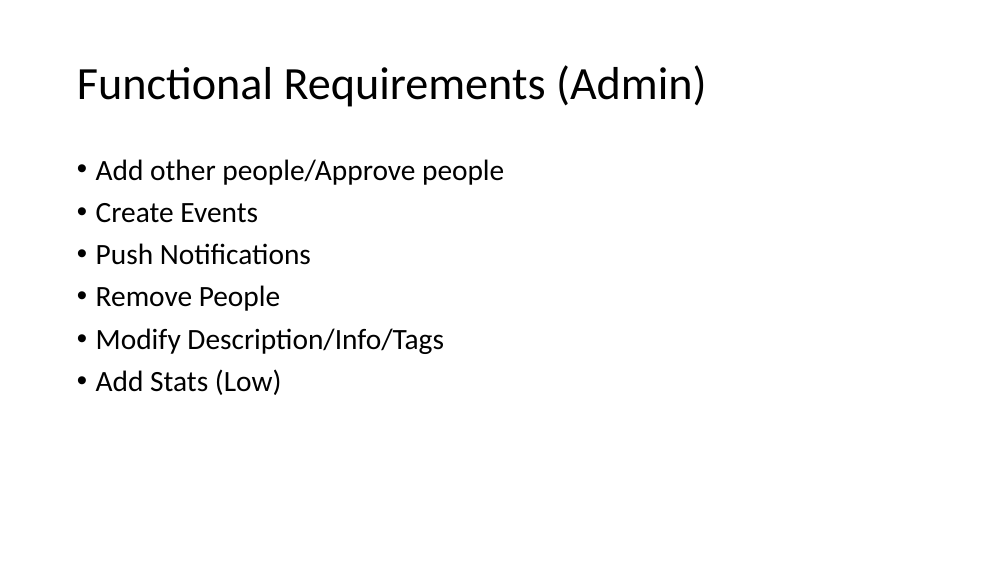
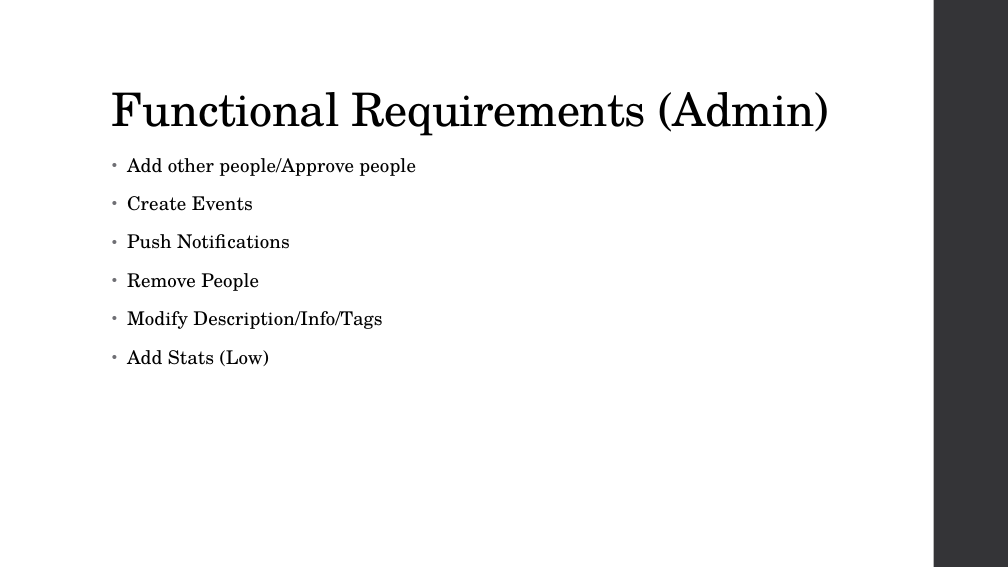
Before and after one commit to amgabriel45/CS495ClubStuff, a slide deck: slide 4 of Crimson Clubs (Requirements).pptx (slide 5 before the commit). Drawn at 1008x567 pixels with LibreOffice and Linux fonts; fonts in the diff are those of the drawing. Boxes give left, top, right and bottom in pixels: in the first picture for what was removed or moved away, otherwise in the second. Text is boxed around its words. In the diff, an @@ line names an element or a change of style, - is before the commit and + after.

Commit message:
Updates to the Requirements Presentation

```diff
--- a/Crimson Clubs (Requirements).pptx
+++ b/Crimson Clubs (Requirements).pptx
@@ rectangle added at <box>934,0,1008,567</box>, fill #353537 @@
@@ title "Functional Requirements (Admin)": place and size @@
-title "Functional Requirements (Admin)" at <box>77,65,707,107</box>
+title "Functional Requirements (Admin)" at <box>112,92,829,136</box>
@@ title "Functional Requirements (Admin)" at <box>112,92,829,136</box>: font Calibri to TeX Gyre Schola, letter spacing 0 to -0.5 pt; vertical alignment middle to bottom @@
@@ text "Add other people/Approve people": place and size @@
-text "Add other people/Approve people" at <box>96,159,504,395</box>
+text "Add other people/Approve people" at <box>127,158,416,366</box>
@@ text "Add other people/Approve people" at <box>127,158,416,366</box>: size 28 to 18 pt, font Calibri to TeX Gyre Schola, letter spacing 0 to 0.1 pt; indent changed; line spacing 0.9 to 0.95; more space between paragraphs @@
```
Also in this commit, not shown: 7 other slides changed, 5 slides added, 6 slides removed.
